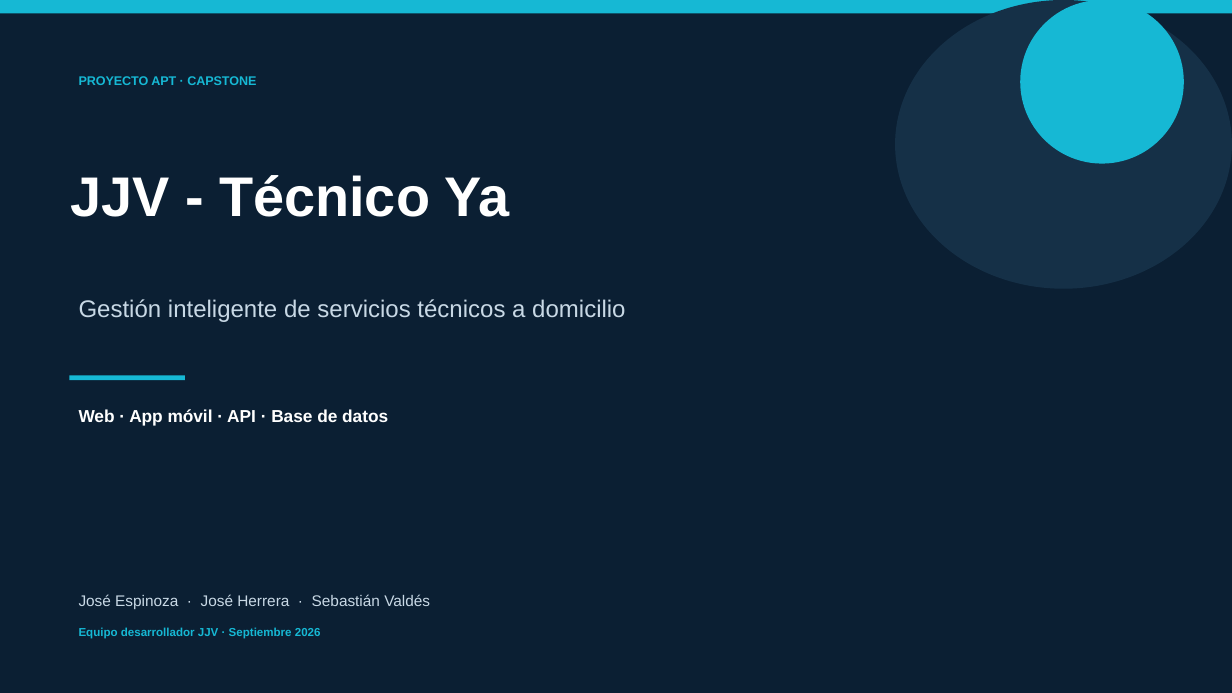
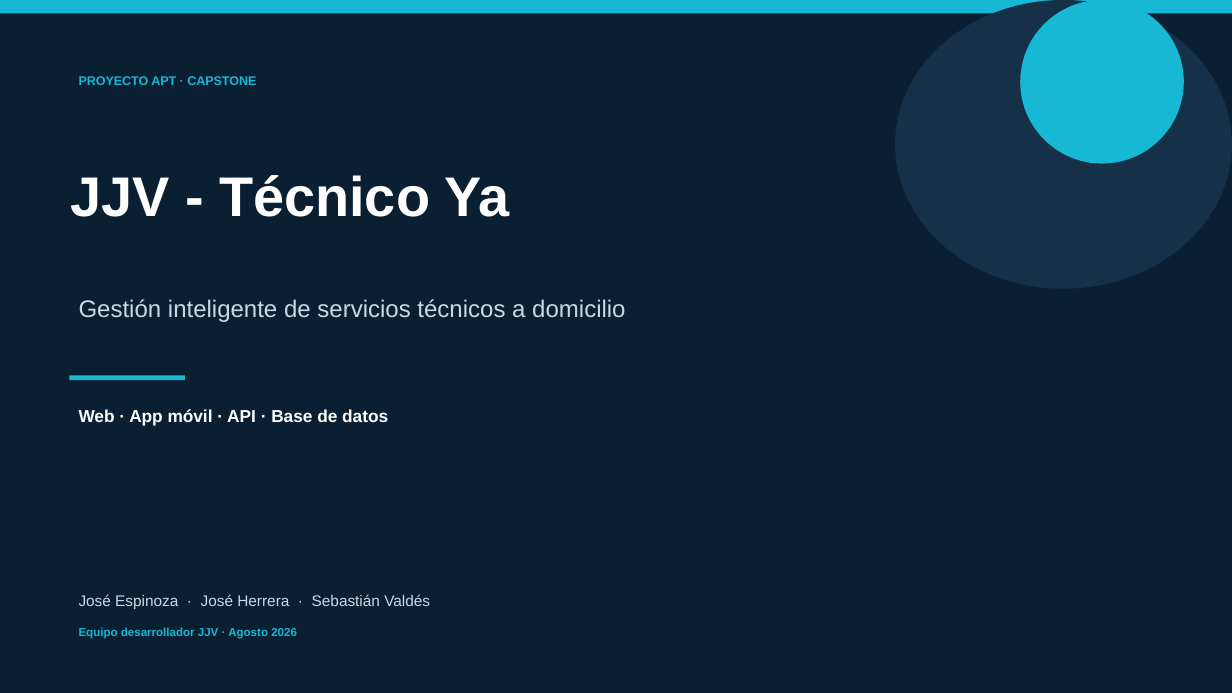
Before and after one commit to JoseHerreraNacho/CAPSTONE_011V_Grupo_2, a slide deck: slide 1 of Fase 1/Evidencias Grupales/Presentación Proyecto.pptx. Drawn at 1232x693 pixels with LibreOffice and Linux fonts; fonts in the diff are those of the drawing. Boxes give left, top, right and bottom in pixels: in the first picture for what was removed or moved away, otherwise in the second. Text is boxed around its words. In the diff, an @@ line names an element or a change of style, - is before the commit and + after.

```diff
--- a/Fase 1/Evidencias Grupales/Presentación Proyecto.pptx
+++ b/Fase 1/Evidencias Grupales/Presentación Proyecto.pptx
@@ text at (79,627,297,639): text changed @@
-Equipo desarrollador JJV · Septiembre 2026
+Equipo desarrollador JJV · Agosto 2026
```
Also in this commit, not shown: 1 other slide changed.
